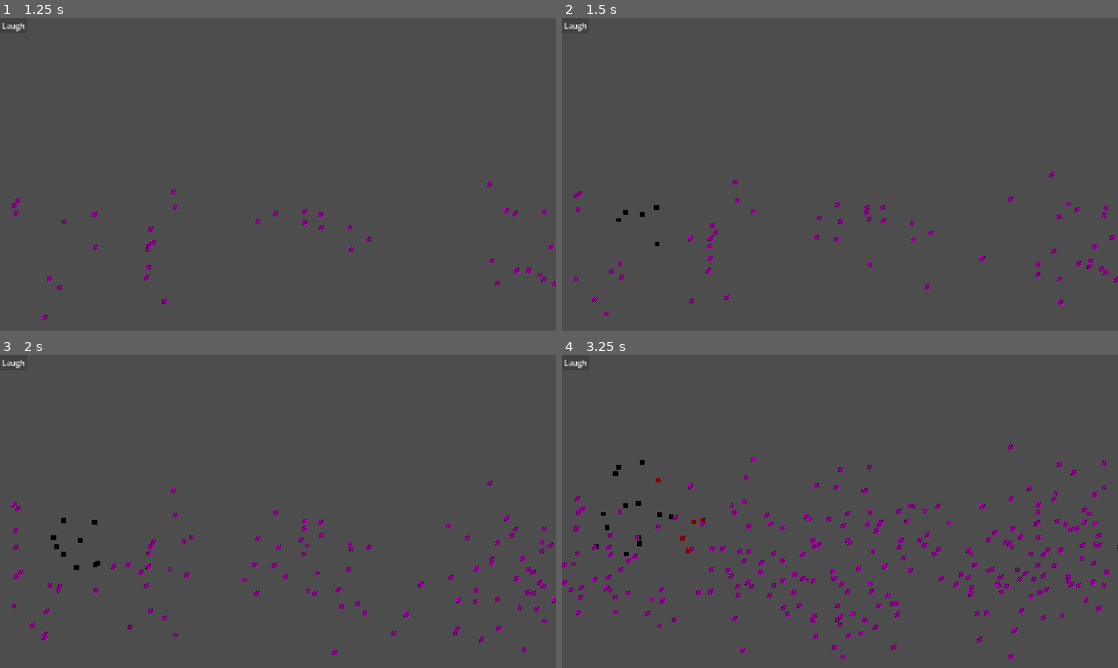
Above: before the commit, frames 1-4 (two rows, left to right).
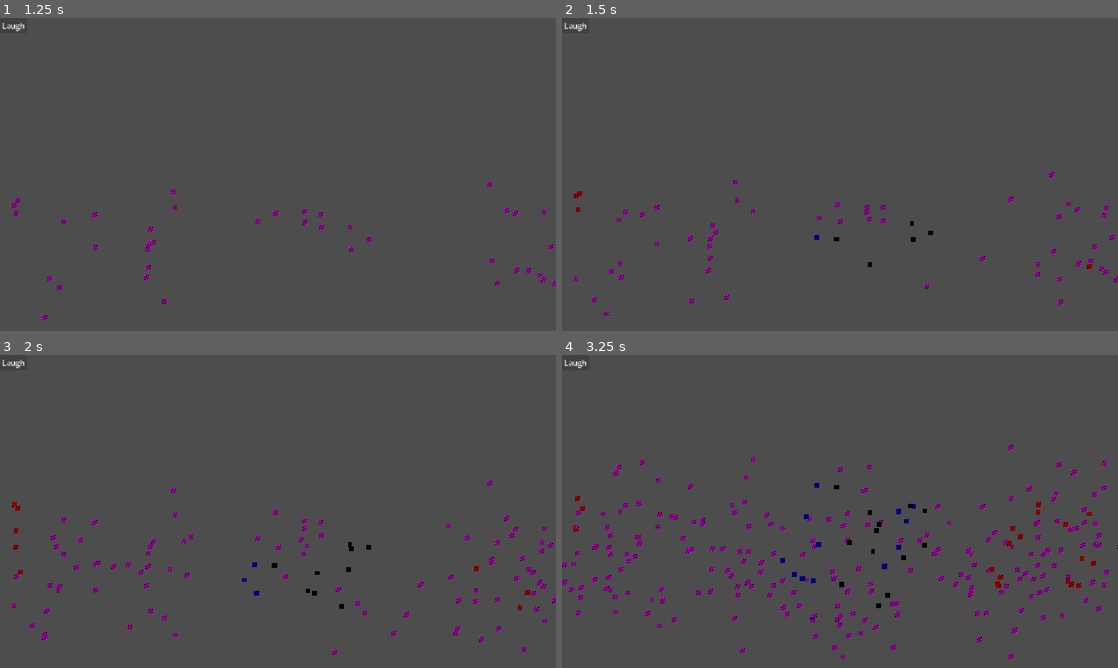
Above: after the commit, the same moments.

Repository: natleahh/project-bringer-2
Game: Godot game, scene res://Set/Audience/audience_ui.tscn
The game is run twice, just before and just after one commit, with the same random seed, the same clock (stepped at 60 frames per second) and the same inputs. The project has no main scene, so this scene is started directly.
Inputs:
- Up to frame 1 (1.25 s): click "Laugh" at 0.5 s
- Up to frame 2 (1.5 s): click "Laugh" at 1.25 s
- Up to frame 3 (2 s): no input
- Up to frame 4 (3.25 s): click "Laugh" at 2 s

Frame 1 is identical in both runs. In frame 2, 0.2% of the frame differs, in the area x 2-96%, y 55-81%; in frame 3, 0.4%; in frame 4, 0.8%, in the area x 2-96%, y 33-85%.

Commit message:
fix: address audience selection bug

Diff:
--- a/Set/Audience/audience_state.gd
+++ b/Set/Audience/audience_state.gd
@@ -2,18 +2,20 @@
 
 signal revealed_audience(index: int)
 
-var members: Array
+var members: Array[Models.ComedyType]
 var total: int:
 	get:
 		return members.size()
 var preferences: Models.ComedyVector4:
 	get:
-		var counts = members.reduce(_count_helper, {
+		var counts = {
 			Models.ComedyType.Witty: 0,
 			Models.ComedyType.Absurd: 0,
 			Models.ComedyType.Relatable: 0,
 			Models.ComedyType.Silly: 0,
-		})
+		}
+		for each in members:
+			counts[each] += 1
 		return Models.ComedyVector4.new(range(4).map(func (i): return float(counts[Models.ComedyType.values()[i]]) / float(total)))
 var known: Array[int] = []
 
@@ -22,13 +24,13 @@
 	var _total = float(data.reduce(func (a, b): return a + b, 0))
 	return data.map(func (a): return float(a) / _total)
 
-static func _count_helper(type: Models.ComedyType, accumulator: Dictionary) -> Dictionary[Models.ComedyType, int]:
-	accumulator[type] += 1
+static func _count_helper(accumulator: Dictionary[Models.ComedyType, int], type: Models.ComedyType) -> Dictionary[Models.ComedyType, int]:
+	accumulator[type as Models.ComedyType] += 1
 	return accumulator
 
 func _init(_total: int) -> void:
 	var preference_array: Array = random_preference_array()
-	var _members = []
+	var _members: Array[Models.ComedyType] = []
 	for i in preference_array.size():
 		var _type: Models.ComedyType = Models.ComedyType.values()[i]
 		var n: int = int(_total * preference_array[i])
@@ -38,6 +40,7 @@
 		members.append(Models.ComedyType.values().pick_random())
 
 	members.shuffle()
+	pass
 
 func reveal(score: Models.ComedyVector4) -> void:
 	for type in Models.ComedyType.values():
@@ -46,10 +49,10 @@
 func _reveal_helper(score: float, type: Models.ComedyType):
 	if score <= 0:
 		return
-	var selected = members.filter(_is_available.bind(type)).pick_random()
-	if not selected:
+	var available = range(members.size()).filter(_is_available.bind(type))
+	if not available:
 		return
-	known.append(selected)
+	known.append(available.pick_random())
 	revealed_audience.emit(known[-1])
 
 func _is_available(index: int, type: Models.ComedyType) -> bool:
